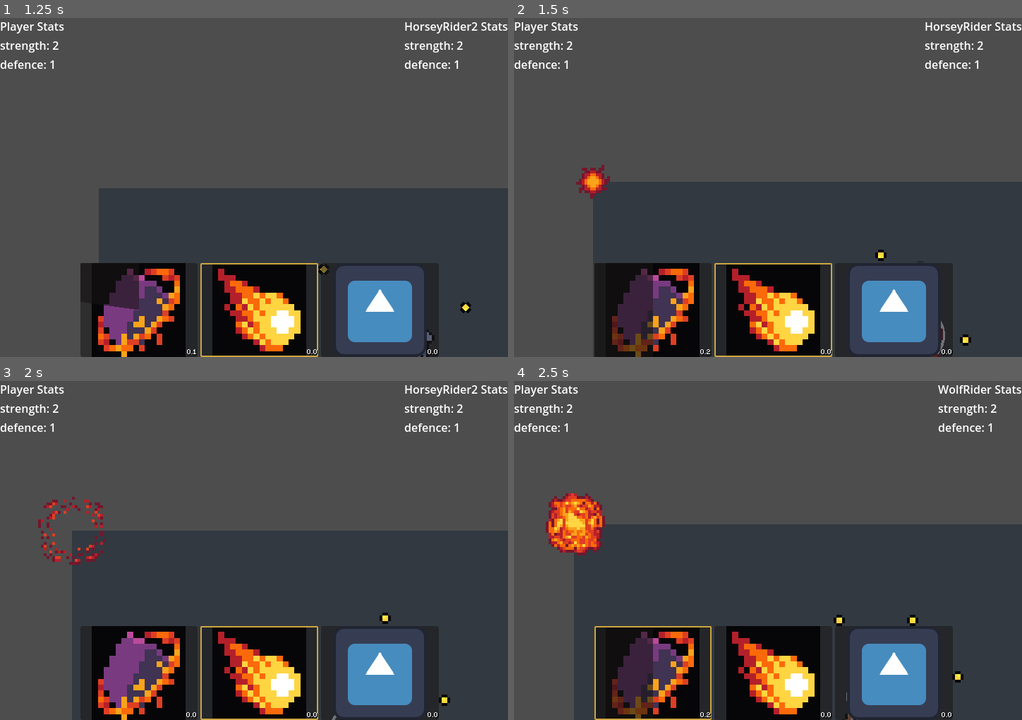
Above: before the commit, frames 1-4 (two rows, left to right).
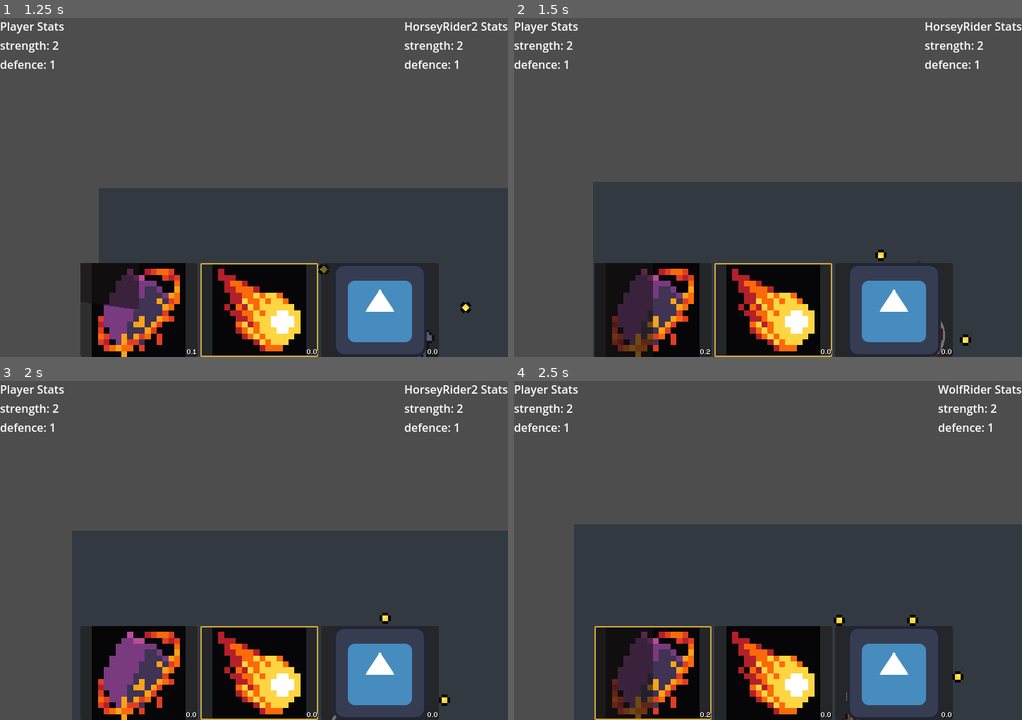
Above: after the commit, the same moments.

Repository: Snayff/not_quite_paradise4
Game: Godot game, scene res://world.tscn
Same seed, same stepped clock (60 frames per second), same inputs: the game is played once before the commit and once after it. The engine's default icon, where the game draws it, is replaced by a stand-in: a white triangle on a blue panel in a dark square.
Inputs:
- Up to frame 1 (1.25 s): hold D (move_right) from 0.53 s (still down); tap Tab (next_active) at 0.6 s
- Up to frame 2 (1.5 s): release D (move_right) at 1.28 s; hold S (move_down) from 1.28 s (still down); tap Space (use_active) at 1.35 s
- Up to frame 3 (2 s): keep holding S (move_down)
- Up to frame 4 (2.5 s): release S (move_down) at 2.03 s; hold D (move_right) from 2.03 s (still down); tap Tab (next_active) at 2.1 s

Frame 1 is identical in both runs. In frame 2, 0.4% of the frame differs, in the area x 12-19%, y 43-54%; in frame 3, 0.5%; in frame 4, 1.7%, in the area x 6-18%, y 33-52%.
Error before the commit: Assertion failed: EffectChain: _caster is missing. (res://scripts/abcs/effect_chain.gd:40)

Commit message:
fixed aoe application

Diff:
--- a/scenes/abcs/area_of_effect.gd
+++ b/scenes/abcs/area_of_effect.gd
@@ -33,13 +33,14 @@
 
 #region FUNCS
 func _ready() -> void:
-	frame_changed.connect(_conditionally_enable)
+	frame_changed.connect(_check_frame_and_conditionally_enable)
 
 	animation_looped.connect(_cleanup)
 	animation_finished.connect(_cleanup)
 
 	_hitbox.set_disabled_status(true)
 	_hitbox.hit_hurtbox.connect(_on_hit)
+	print("AOE is ready.")
 
 ## run setup process
 func setup(new_position: Vector2, team: Constants.TEAM, valid_effect_option: Constants.TARGET_OPTION) -> void:
@@ -47,25 +48,33 @@
 	_team = team
 	_valid_effect_option = valid_effect_option
 
-## if current sprite frame is at the _application_frame then trigger _enable()
-func _conditionally_enable() -> void:
+	Utility.update_hitbox_hurtbox_collision(_hitbox, _team, _valid_effect_option)
+
+## enable hitbox if current frame is the application frame, otherwise disable
+func _check_frame_and_conditionally_enable() -> void:
 	if frame == _application_frame:
-		_enable()
+		_set_hitbox_disabled_status(false)
+	else:
+		_set_hitbox_disabled_status(true)
 
-## enable the hitbox
-func _enable() -> void:
-	Utility.update_hitbox_hurtbox_collision(_hitbox, _team, _valid_effect_option)
-	_hitbox.set_disabled_status(false)
+
+## enable or diasble the hitbox.
+##
+## true disables the hitbox.
+func _set_hitbox_disabled_status(is_disabled: bool) -> void:
+	_hitbox.set_disabled_status(is_disabled)
+
 
 ## if target is valid and not already hit, log the target for later signaling (when animation ends)
 func _on_hit(hurtbox: HurtboxComponent) -> void:
 	if Utility.target_is_valid(_valid_effect_option, _hitbox.originator, hurtbox.root):
-		if hurtbox in _bodies_hit:
+		if hurtbox.root in _bodies_hit:
 			return
 		_bodies_hit.append(hurtbox.root)
 
 ## signal out hit_valid_targets and queue_free
 func _cleanup() -> void:
 	hit_valid_targets.emit(_bodies_hit)
+	queue_free()
 
 #endregion
--- a/scenes/abcs/combat_active.gd
+++ b/scenes/abcs/combat_active.gd
@@ -191,9 +191,4 @@
 func set_projectile_position(marker: Marker2D) -> void:
 	_cast_position = marker
 
-## sets owner and updates children with same.
-#func set_owning_actor(actor: CombatActor) -> void:
-		#_caster = actor
-		#_effect_chain.set_caster(actor)
-		#_target_finder.set_root(actor)
-##endregion
+#endregion
--- a/scenes/combat_actives/fireblast_effect_chain.gd
+++ b/scenes/combat_actives/fireblast_effect_chain.gd
@@ -41,10 +41,12 @@
 	effect.apply(actor_hit)
 
 	# aoe
+	# FIXME: this is a horrible interface/way of creating an AOE. can we do better?
 	var _aoe: AreaOfEffect = _aoe_scene.instantiate()
 	# need to defer adding the _aoe as a child
 	# as cannot add new Area2Ds to a scene during a call of another Area2D's on_area_entered()
-	await call_deferred("add_child", _aoe)
+	call_deferred("add_child", _aoe)
+	await _aoe.ready
 	_aoe.setup(hurtbox.global_position, _allegiance.team, _valid_effect_option)
 	_aoe.hit_valid_targets.connect(_aoe_hit)
 
@@ -54,13 +56,6 @@
 	_register_effect(effect)
 	effect.base_damage = _aoe_damage
 	effect.is_one_shot = false
-
-# TODO:
-#  need to debug this, as:
-#	 firing loads of damage, not just once,
-#	 not sure if hitting multiple people
-#	there is a delay after hitting before applying (which might jsut be settings)
-# add asserts to setup funcs
 
 	for body in bodies:
 
--- a/scripts/abcs/effect_chain.gd
+++ b/scripts/abcs/effect_chain.gd
@@ -37,9 +37,9 @@
 #region FUNCS
 ## run setup process
 func setup(caster: CombatActor, allegiance: Allegiance, valid_effect_option: Constants.TARGET_OPTION) -> void:
-	assert(_caster is CombatActor, "EffectChain: _caster is missing. " )
-	assert(_valid_effect_option is Constants.TARGET_OPTION, "EffectChain: _valid_effect_option is missing. " )
-	assert(_allegiance is Allegiance, "EffectChain: _allegiance is missing. " )
+	assert(caster is CombatActor, "EffectChain: _caster is missing. " )
+	assert(allegiance is Allegiance, "EffectChain: _allegiance is missing. " )
+	assert(valid_effect_option is Constants.TARGET_OPTION, "EffectChain: _valid_effect_option is missing. " )
 
 	_caster = caster
 	_valid_effect_option = valid_effect_option
Not shown: 2 places in scenes/abcs/visual_projectile.tscn that only renumber resources
